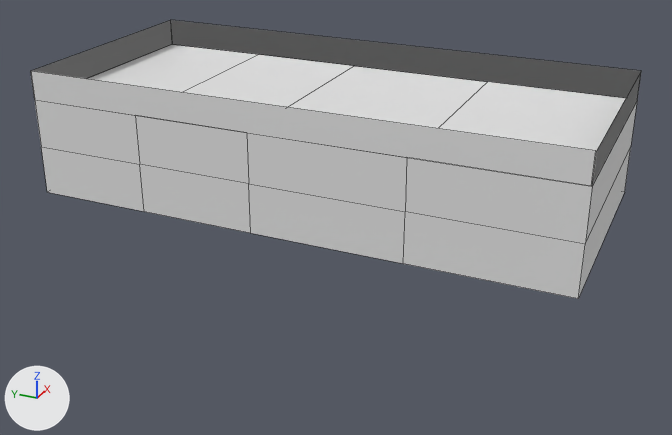
An edit to the Blender file Ms. Mahmoodi Folder/mm/untitled.blend, drawn before and after from the same camera.
Both versions are drawn from a 50 mm camera at (-16.62, -6.99, 6.58) aimed at (-0.47, 0.27, -1.5). The lights are fixed; the arrows at lower left show +X, +Y and +Z. The older version comes first. Mesh edges are drawn as thin lines.
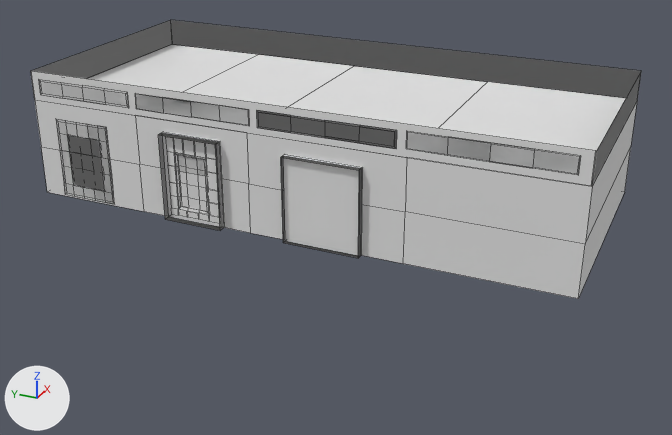
The edits, one by one:
me_cube is used by ob_cube; location (0.0, 0.0, 0.0).
me_cube had 68 vertices, 58 faces and spanned x -2.77..2.18, y -5.13..5.82, z -1.0..1.59.
me_cube now has 466 vertices, 375 faces, 64 loose edges and spans x -2.95..2.18, y -5.29..5.82, z -4.22..1.59.
me_cube part 1: a new loose piece of 114 vertices spanning x -2.95..-2.75, y 1.57..2.8, z -0.98..0.75, in mat_material (white #e7e7e7).
me_cube part 2: a new loose piece of 56 vertices spanning x -2.77..-2.73, y 4.12..5.35, z -0.96..0.66, in mat_material (white #e7e7e7).
me_cube part 3: a new loose piece of 44 vertices spanning x -2.77, y -1.87..0.78, z 1.12..1.45, in mat_material (white #e7e7e7).
me_cube part 4: a new loose piece of 38 vertices spanning x -2.77..-2.44, y 3.54..5.65, z 1.12..1.44, in mat_material (white #e7e7e7).
me_cube part 5: a new loose piece of 36 vertices spanning x -2.77, y 0.94..3.37, z 1.13..1.44, in mat_material (white #e7e7e7).
me_cube part 6: a new loose piece of 24 vertices spanning x -2.77, y -4.9..-2.05, z 1.15..1.47, in mat_material (white #e7e7e7).
me_cube part 7: a new loose piece of 18 vertices spanning x -2.92..-2.77, y -1.26..0.24, z -0.99..0.7, in mat_material (white #e7e7e7).
Other edits to the shape of me_cube do not show in these pictures.

Where the change shows, as pixel boxes (x1, y1, x2, y2) in the pictures (672 x 435 px):
part 1 of me_cube, added: after (158, 132, 225, 230)
part 2 of me_cube, added: after (56, 119, 115, 204)
part 3 of me_cube, added: after (257, 110, 397, 149)
part 4 of me_cube, added: after (39, 80, 129, 108)
part 5 of me_cube, added: after (135, 93, 249, 126)
part 6 of me_cube, added: after (406, 131, 580, 175)
part 7 of me_cube, added: after (281, 155, 363, 258)
